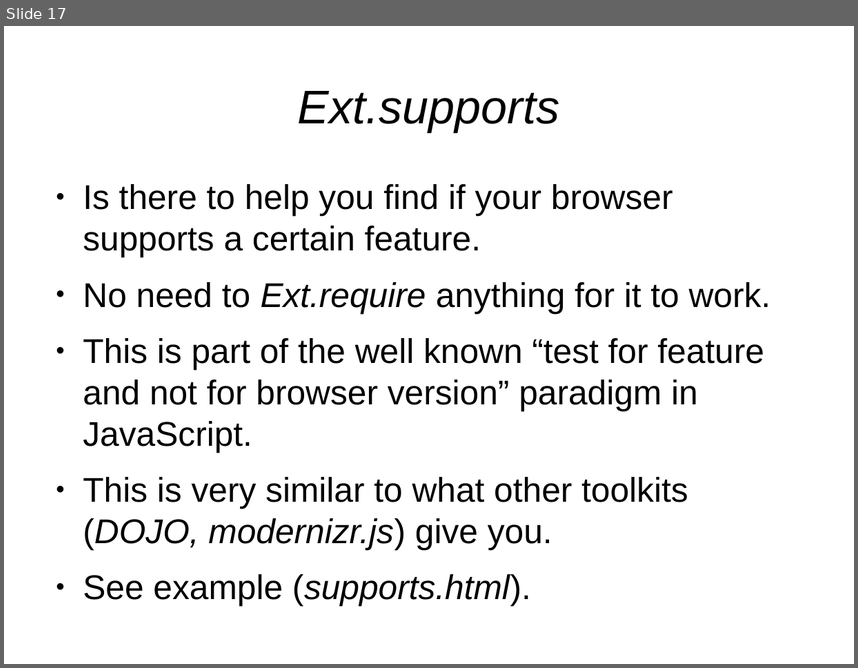
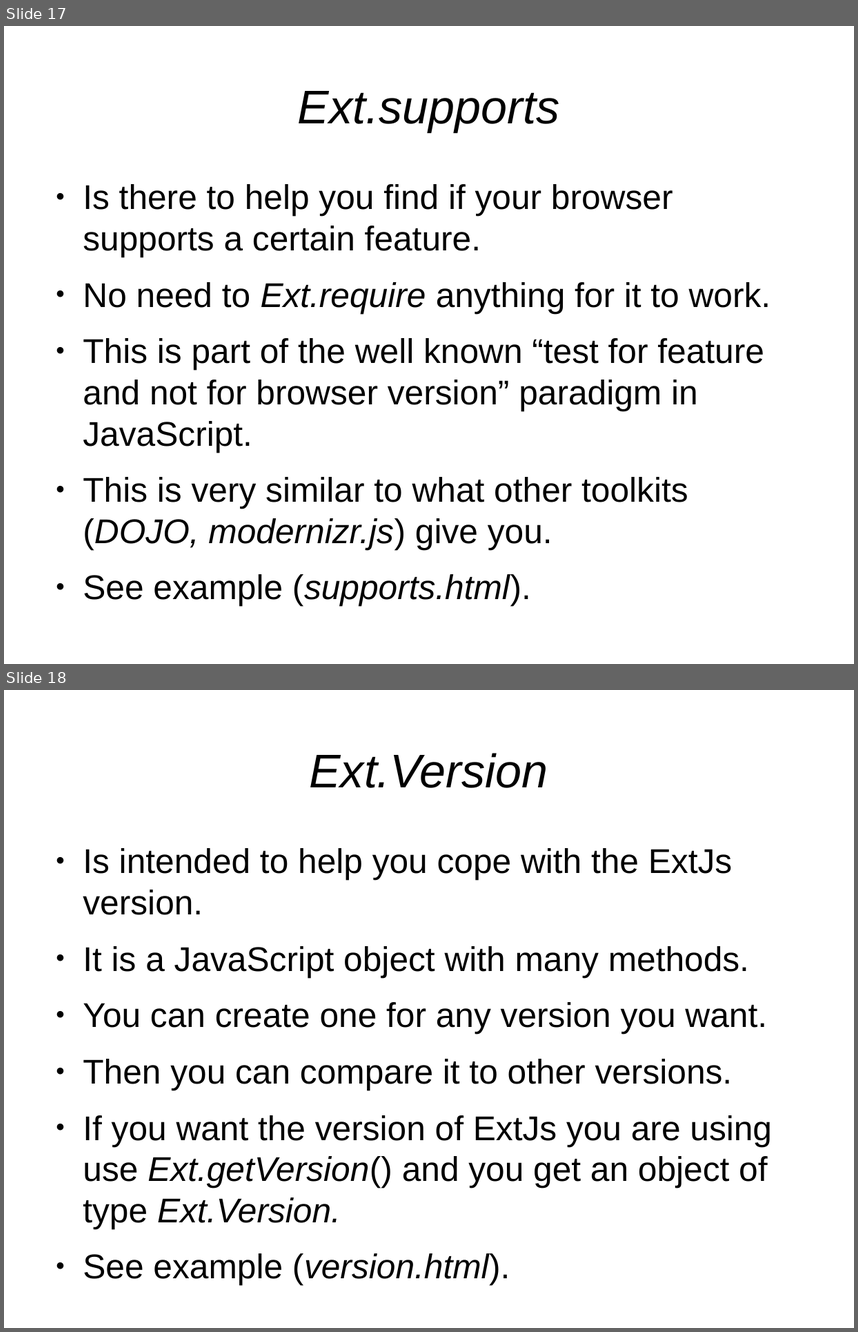
Before and after one commit to veltzer/demos, a slide deck: javascript/extjs/doc/extjs.odp. Shown one above the other, each under a label of ours: slide 17 before the commit, slides 17 and 18 after it. The pictures are 858x668 and 858x1332 pixels, drawn with LibreOffice and Linux fonts; fonts in the diff are those of the drawing. Boxes give left, top, right and bottom in pixels: in the first picture for what was removed or moved away, otherwise in the second. Text is boxed around its words. In the diff, an @@ line names an element or a change of style, - is before the commit and + after.

Commit message:
added version example

```diff
--- a/javascript/extjs/doc/extjs.odp
+++ b/javascript/extjs/doc/extjs.odp
@@ slide 18 added at bbox=[4, 690, 854, 1328], background #FFFFFF @@
@@ title added at bbox=[309, 753, 548, 788], 44 pt, text #000000, italic @@
+Ext.Version
@@ text added at bbox=[83, 848, 772, 1285], 32 pt, text #000000 @@
+● Is intended to help you cope with the ExtJs version.
+● It is a JavaScript object with many methods.
+● You can create one for any version you want.
+● Then you can compare it to other versions.
+● If you want the version of ExtJs you are using use Ext.getVersion() and you get an object of type Ext.Version.
+● See example (version.html).
```
Also in this commit, not shown: 1 other file.
